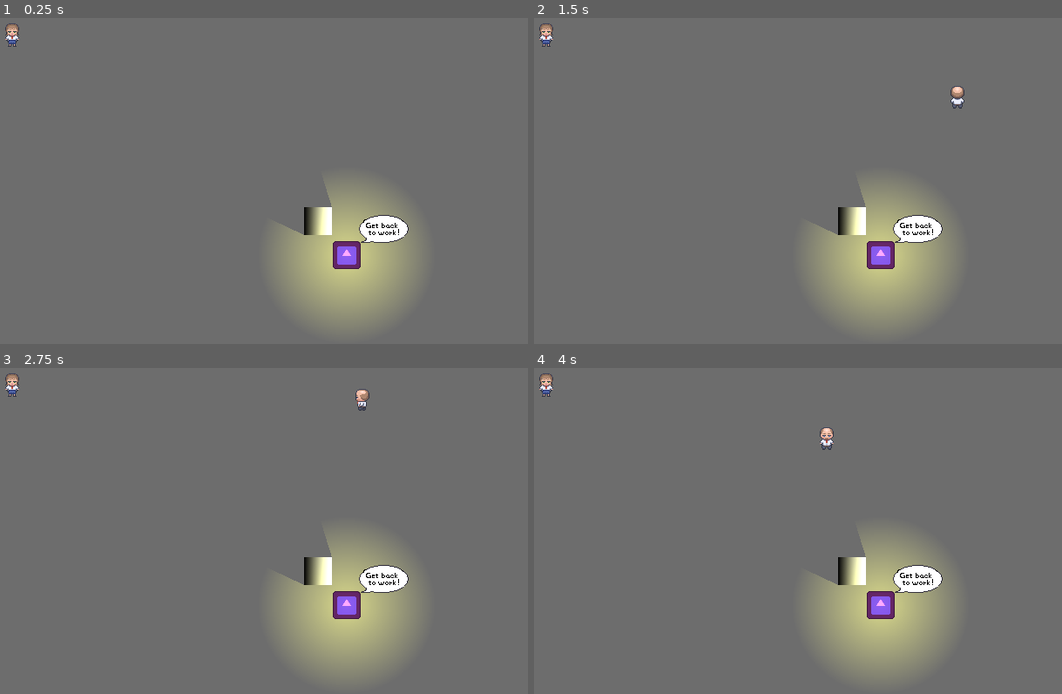
Above: before the commit, frames 1-4 (two rows, left to right).
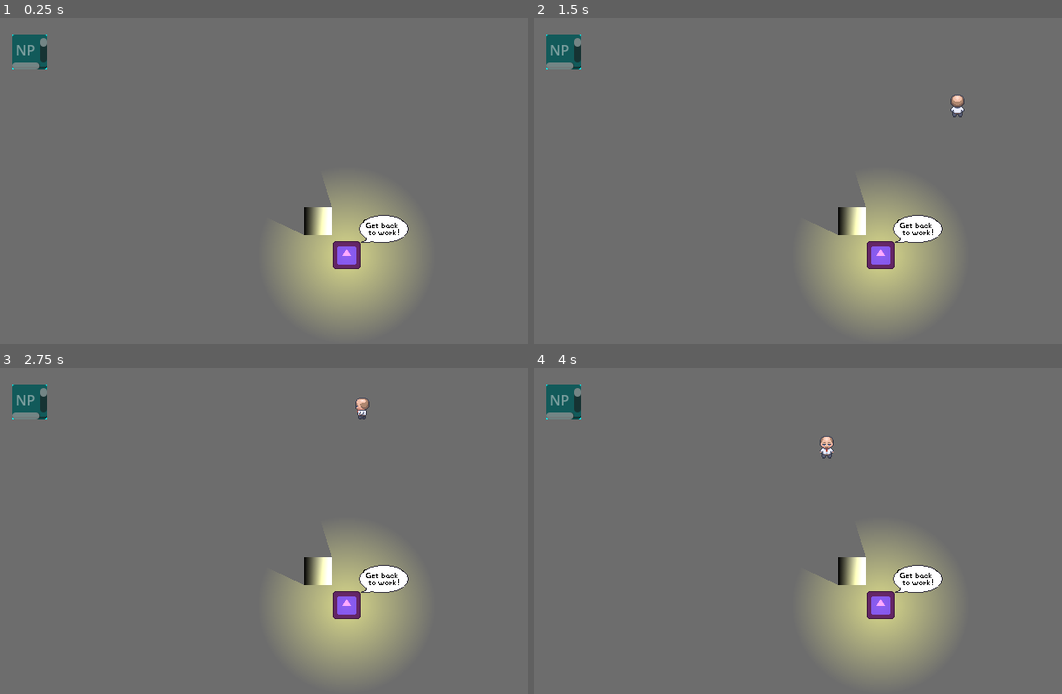
Above: after the commit, the same moments.

Repository: ChrisFlanTheMan/Busy-Work
Game: Godot game, scene res://main.tscn
Same seed, same stepped clock (60 frames per second), same inputs: the game is played once before the commit and once after it. This scene is started directly instead of the project's main scene. The engine's default icon, where the game draws it, is replaced by a stand-in: a white triangle on a blue panel in a dark square.
Inputs:
- Up to frame 1 (0.25 s): no input
- Up to frame 2 (1.5 s): tap Enter at 0.5, 0.6, 1.35 s; hold W from 0.53 s (still down)
- Up to frame 3 (2.75 s): release W at 2.03 s; hold A from 2.03 s (still down); tap Enter at 2.1 s
- Up to frame 4 (4 s): tap Enter at 2.85, 3.6 s; release A at 3.53 s; hold S from 3.53 s (still down)

The runs differ from the first frame. In frame 1, 0.7% of the frame differs, in the area x 0-9%, y 1-16%; in frame 2, 0.9%, in the area x 0-82%, y 1-31%; in frame 3, 0.9%; in frame 4, 0.9%.
Error in both runs: Out of bounds get index '0' (on base: 'Array[Node]') (res://npcMovement.gd:15)

Commit message:
speech bubble to change upon player encounter

Diff:
--- a/enemy.gd
+++ b/enemy.gd
@@ -20,3 +20,9 @@
 				var collider = raycast.get_collider()
 				if (collider.is_in_group("Player")):
 					collider.position = spawnPosition.position
+
+func _on_area_2d_body_entered(body):
+	if body.is_in_group("Player"):
+		$Area2D/backtowork.visible = not $Area2D/backtowork.visible
+		$Area2D/nocake.visible = not $Area2D/nocake.visible
+		body.position = spawnPosition.position
--- a/enemy.tscn
+++ b/enemy.tscn
@@ -50,8 +50,10 @@
 texture = ExtResource("4_1pvip")
 
 [node name="nocake" type="Sprite2D" parent="Area2D"]
+visible = false
 position = Vector2(39, -30)
 
 [node name="NavigationAgent2D" type="NavigationAgent2D" parent="."]
 
+[connection signal="body_entered" from="Area2D" to="." method="_on_area_2d_body_entered"]
 [connection signal="target_reached" from="NavigationAgent2D" to="." method="_on_navigation_agent_2d_target_reached"]
--- a/npc.tscn
+++ b/npc.tscn
@@ -1,32 +1,27 @@
-[gd_scene load_steps=10 format=3 uid="uid://bd4lrl3v2q2ey"]
+[gd_scene load_steps=3 format=3 uid="uid://bd4lrl3v2q2ey"]
 
 [ext_resource type="Script" path="res://npcMovement.gd" id="1_2db6n"]
-[ext_resource type="Texture2D" uid="uid://dslghhy6f3s03" path="res://assets/NPC_frontback.png" id="2_7omhv"]
 
 [sub_resource type="CapsuleShape2D" id="CapsuleShape2D_tsetq"]
 
-[sub_resource type="AnimationNodeBlendSpace2D" id="AnimationNodeBlendSpace2D_ey0g4"]
-
-[sub_resource type="AnimationNodeBlendSpace2D" id="AnimationNodeBlendSpace2D_lnwu0"]
-
-[sub_resource type="AnimationNodeStateMachineTransition" id="AnimationNodeStateMachineTransition_maggm"]
-advance_mode = 2
-
-[sub_resource type="AnimationNodeStateMachineTransition" id="AnimationNodeStateMachineTransition_sgcjj"]
-advance_mode = 2
-
-[sub_resource type="AnimationNodeStateMachineTransition" id="AnimationNodeStateMachineTransition_urt8h"]
-advance_mode = 2
-
-[sub_resource type="AnimationNodeStateMachine" id="AnimationNodeStateMachine_5w1rv"]
-states/Idle/node = SubResource("AnimationNodeBlendSpace2D_ey0g4")
-states/Idle/position = Vector2(349, 99.625)
-states/Walk/node = SubResource("AnimationNodeBlendSpace2D_lnwu0")
-states/Walk/position = Vector2(518, 99.8125)
-transitions = ["Start", "Idle", SubResource("AnimationNodeStateMachineTransition_maggm"), "Idle", "Walk", SubResource("AnimationNodeStateMachineTransition_sgcjj"), "Walk", "Idle", SubResource("AnimationNodeStateMachineTransition_urt8h")]
-
 [node name="npc" type="CharacterBody2D"]
 script = ExtResource("1_2db6n")
+
+[node name="ColorRect" type="ColorRect" parent="."]
+offset_right = 40.0
+offset_bottom = 40.0
+color = Color(0, 1, 1, 1)
+
+[node name="TextEdit" type="TextEdit" parent="ColorRect"]
+layout_mode = 1
+anchors_preset = 15
+anchor_right = 1.0
+anchor_bottom = 1.0
+grow_horizontal = 2
+grow_vertical = 2
+text = "NPC"
+editable = false
+context_menu_enabled = false
 
 [node name="NavigationAgent2D" type="NavigationAgent2D" parent="."]
 
@@ -34,18 +29,4 @@
 position = Vector2(20, 19)
 shape = SubResource("CapsuleShape2D_tsetq")
 
-[node name="AnimationPlayer" type="AnimationPlayer" parent="."]
-
-[node name="AnimationTree" type="AnimationTree" parent="."]
-tree_root = SubResource("AnimationNodeStateMachine_5w1rv")
-anim_player = NodePath("../AnimationPlayer")
-advance_expression_base_node = NodePath("../AnimationPlayer")
-parameters/Idle/blend_position = Vector2(0, 0)
-parameters/Walk/blend_position = Vector2(0, 0)
-
-[node name="Body" type="Sprite2D" parent="."]
-texture = ExtResource("2_7omhv")
-hframes = 4
-vframes = 2
-
 [connection signal="target_reached" from="NavigationAgent2D" to="." method="_on_navigation_agent_2d_target_reached"]
--- a/player.tscn
+++ b/player.tscn
@@ -551,25 +551,23 @@
 states/Walk/node = SubResource("AnimationNodeBlendSpace2D_jl67j")
 states/Walk/position = Vector2(526, 100)
 transitions = ["Start", "Idle", SubResource("AnimationNodeStateMachineTransition_0wqlr"), "Idle", "Walk", SubResource("AnimationNodeStateMachineTransition_wwfhr"), "Walk", "Idle", SubResource("AnimationNodeStateMachineTransition_fojrj")]
-graph_offset = Vector2(145.08, 0)
+graph_offset = Vector2(-1757, -397)
 
 [sub_resource type="OccluderPolygon2D" id="OccluderPolygon2D_8je2a"]
 cull_mode = 1
 polygon = PackedVector2Array(5, 2, 5, 12, -5, 12, -5, 2)
 
 [node name="Player" type="CharacterBody2D" groups=["Player"]]
-z_index = 3
 motion_mode = 1
 script = ExtResource("1_ks18h")
 
 [node name="Body" type="Sprite2D" parent="."]
-position = Vector2(0, -10)
 texture = ExtResource("2_bwvvr")
 hframes = 4
 vframes = 2
 
 [node name="CollisionShape2D" type="CollisionShape2D" parent="."]
-position = Vector2(0, 1)
+position = Vector2(0, 8)
 shape = SubResource("CapsuleShape2D_1hd5h")
 
 [node name="AnimationPlayer" type="AnimationPlayer" parent="."]
@@ -589,5 +587,4 @@
 [node name="LightOccluder2D" type="LightOccluder2D" parent="."]
 z_index = -10
 y_sort_enabled = true
-position = Vector2(0, -9)
 occluder = SubResource("OccluderPolygon2D_8je2a")
Not shown, added: assets/backtowork.png.import
Binary file added: assets/nocake.png
Not shown, added: assets/nocake.png.import
